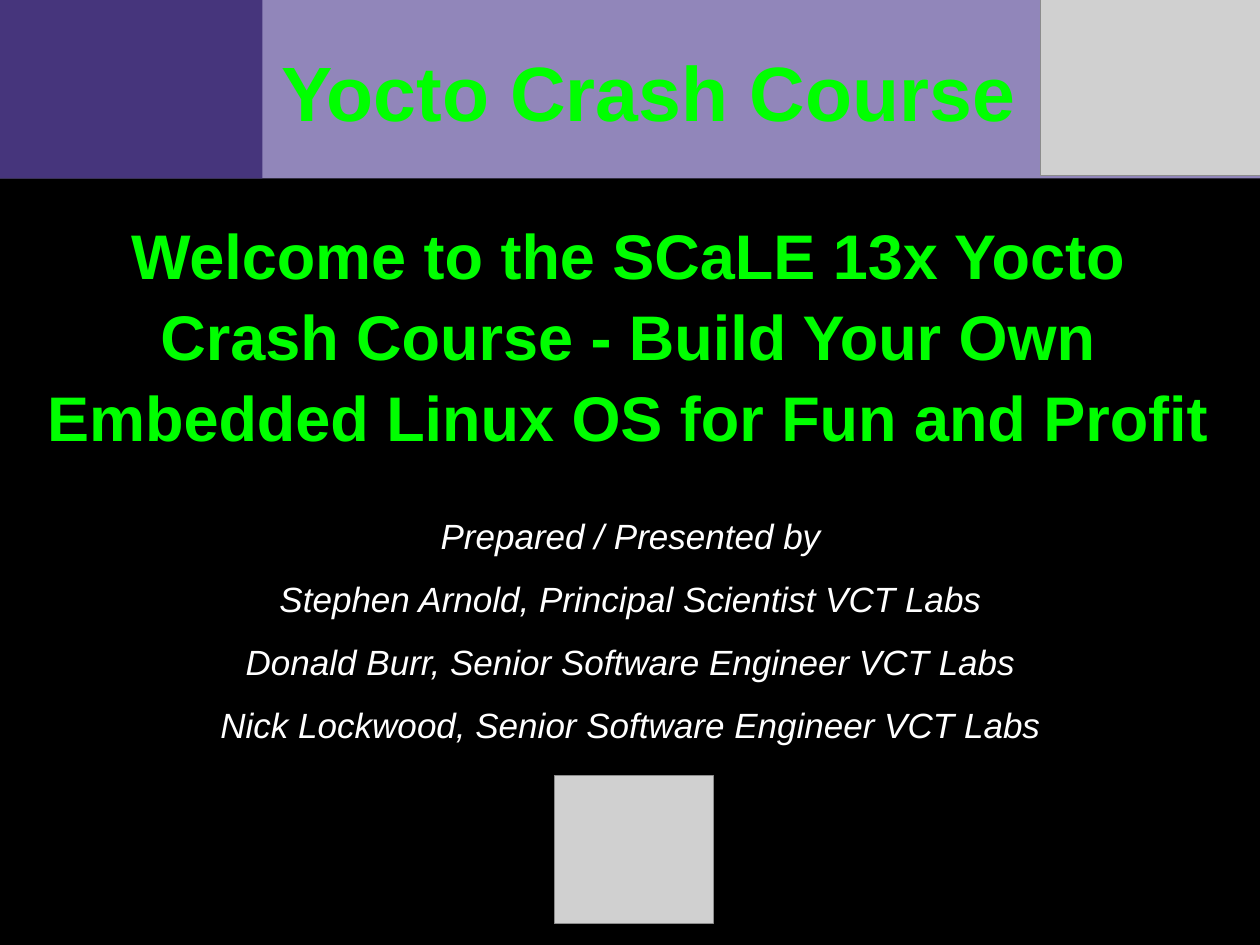
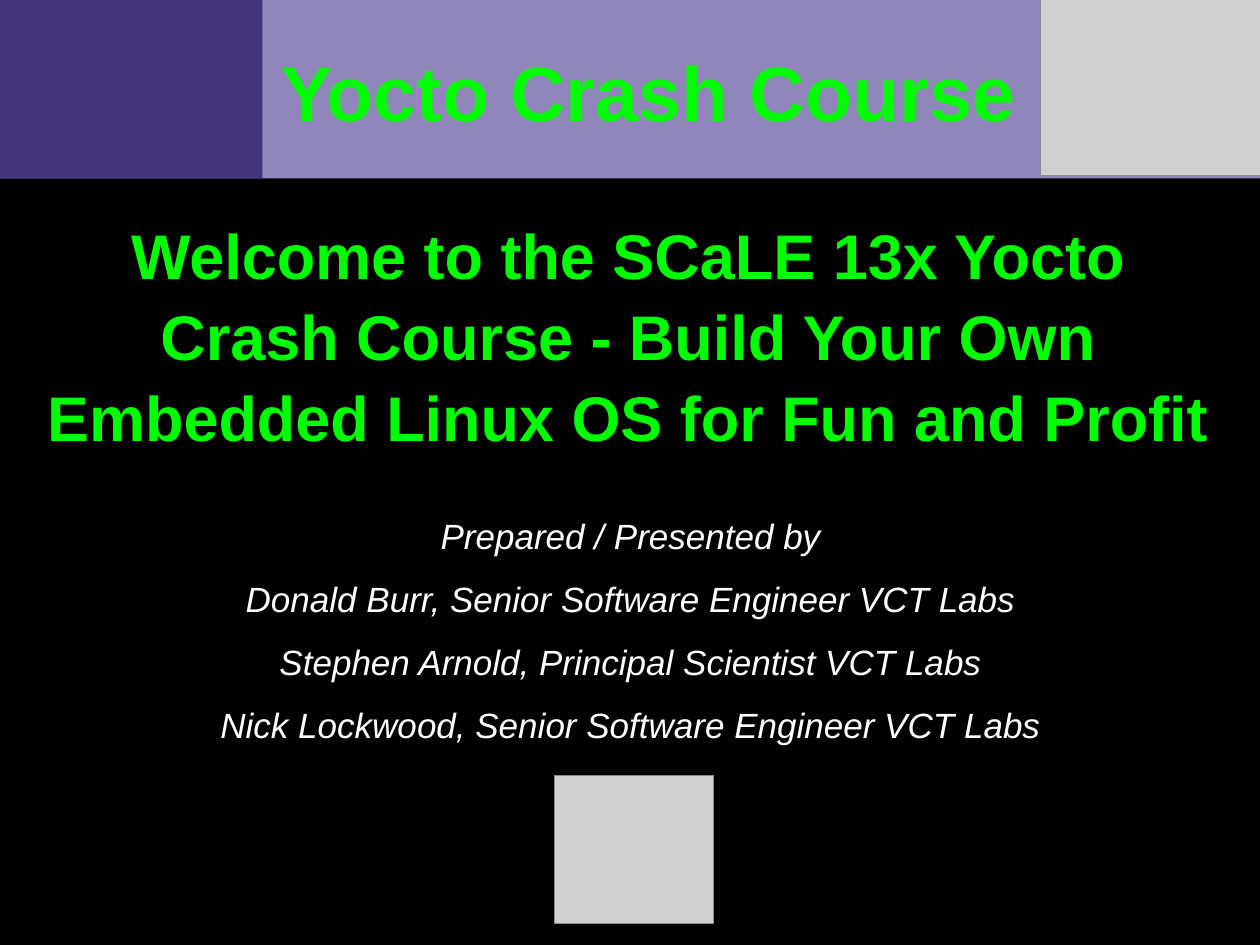
Before and after one commit to VCTLabs/scale13x-presentations, a slide deck: slide 1 of yocto_scale_intro.odp. Drawn at 1260x945 pixels with LibreOffice and Linux fonts; fonts in the diff are those of the drawing; grey boxes stand for pictures; background and template pictures are left out. Boxes give left, top, right and bottom in pixels: in the first picture for what was removed or moved away, otherwise in the second. Text is boxed around its words. In the diff, an @@ line names an element or a change of style, - is before the commit and + after.

```diff
--- a/yocto_scale_intro.odp
+++ b/yocto_scale_intro.odp
@@ subtitle at box(246, 586, 1015, 618): paragraph added @@
+Donald Burr, Senior Software Engineer VCT Labs
@@ subtitle at box(246, 649, 1015, 681): paragraph removed @@
-Donald Burr, Senior Software Engineer VCT Labs
```
